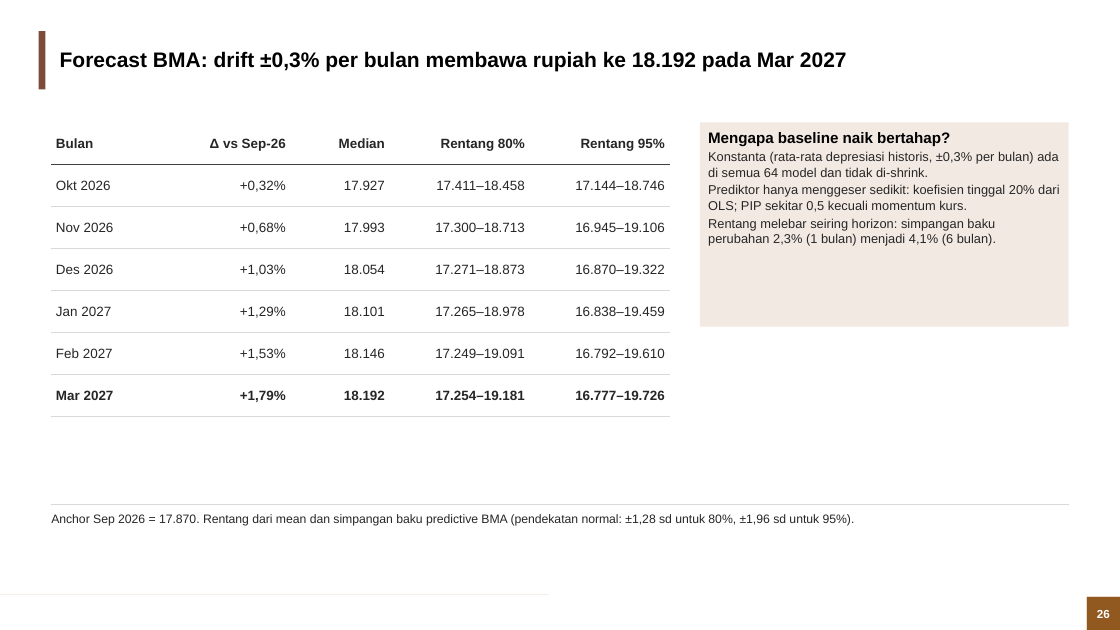
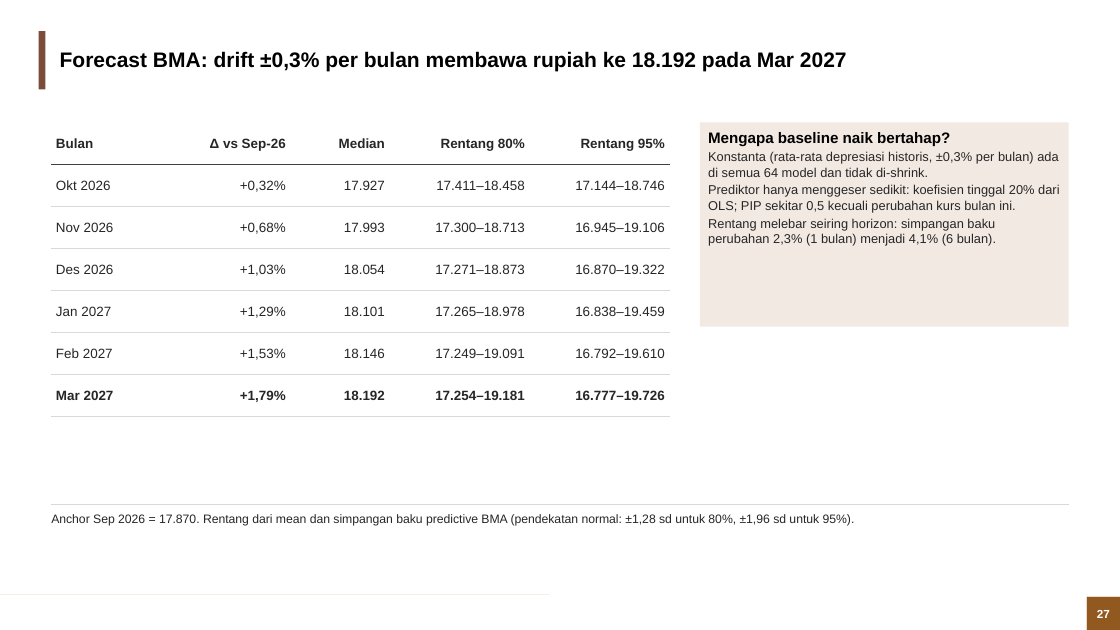
Before and after one commit to muhamadhaikal128/Simulasi-Rupiah, a slide deck: slide 27 of output/Simulasi_Rupiah_BMA_BVARX.pptx (slide 26 before the commit). Drawn at 1120x630 pixels with LibreOffice and Linux fonts; fonts in the diff are those of the drawing; background and template pictures are left out. Boxes give left, top, right and bottom in pixels: in the first picture for what was removed or moved away, otherwise in the second. Text is boxed around its words. In the diff, an @@ line names an element or a change of style, - is before the commit and + after.

Commit message:
Deck: variable-relationship slides for BMA and BVARX; ds wording

```diff
--- a/output/Simulasi_Rupiah_BMA_BVARX.pptx
+++ b/output/Simulasi_Rupiah_BMA_BVARX.pptx
@@ text in rectangle at (708, 184, 1059, 213): text changed @@
-Prediktor hanya menggeser sedikit: koefisien tinggal 20% dari OLS; PIP sekitar 0,5 kecuali momentum kurs.
+Prediktor hanya menggeser sedikit: koefisien tinggal 20% dari OLS; PIP sekitar 0,5 kecuali perubahan kurs bulan ini.
@@ page number at (1097, 610, 1110, 618): text changed @@
-26
+27
```
Also in this commit, not shown: 8 other slides changed, 2 slides added.
